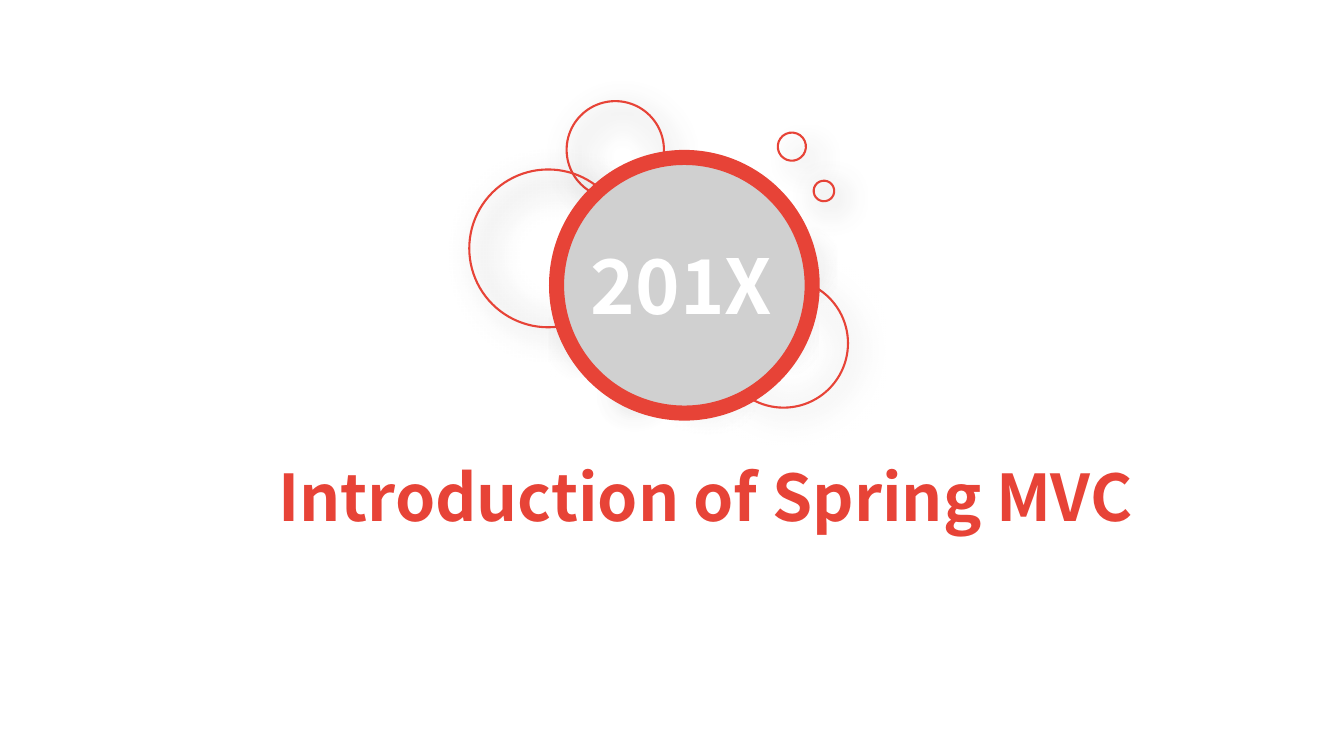
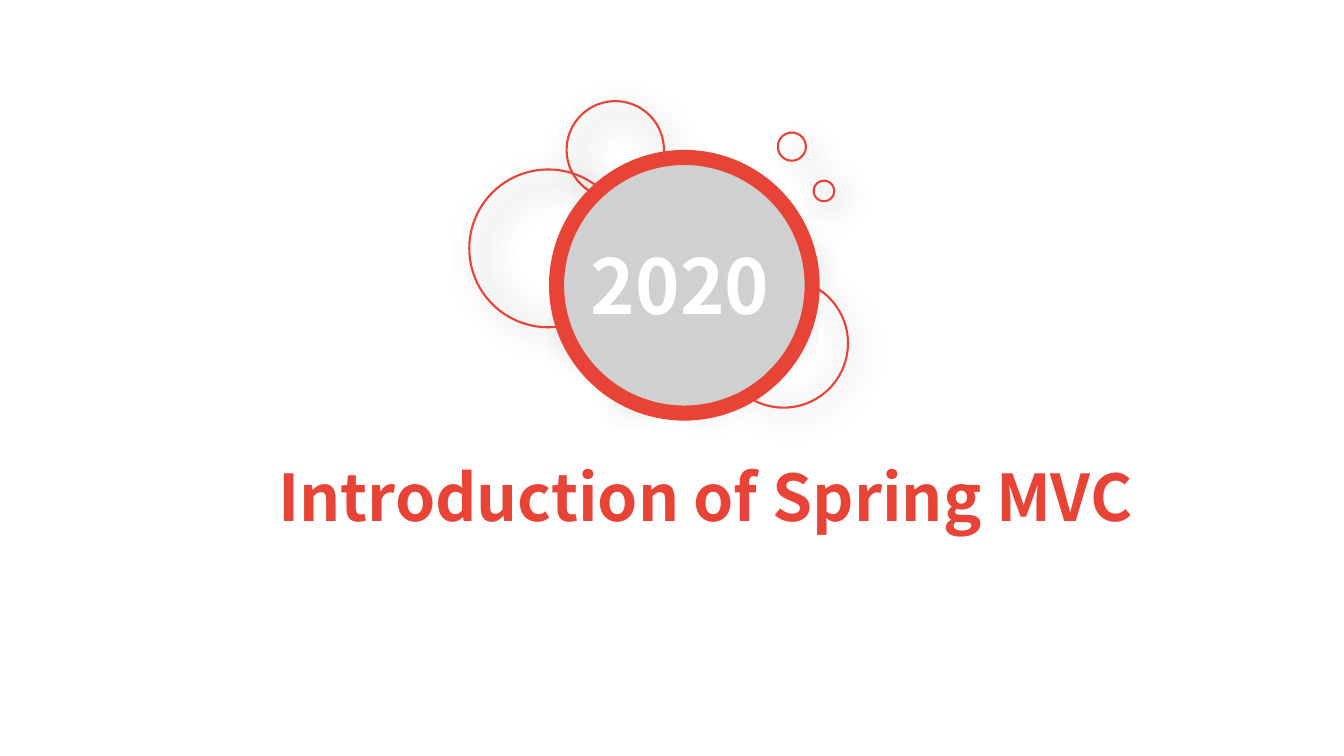
Before and after one commit to TsubasaEX/SampleSpringMVC, a slide deck: slide 1 of Introduction of Spring MVC.pptx. Drawn at 1344x756 pixels with LibreOffice and Linux fonts; fonts in the diff are those of the drawing; grey boxes stand for pictures; background and template pictures are left out. Boxes give left, top, right and bottom in pixels: in the first picture for what was removed or moved away, otherwise in the second. Text is boxed around its words. In the diff, an @@ line names an element or a change of style, - is before the commit and + after.

```diff
--- a/Introduction of Spring MVC.pptx
+++ b/Introduction of Spring MVC.pptx
@@ text at [591,257,769,315]: text changed @@
-201X
+2020
```
Also in this commit, not shown: 3 other slides changed, 9 slides added, 4 slides removed.
